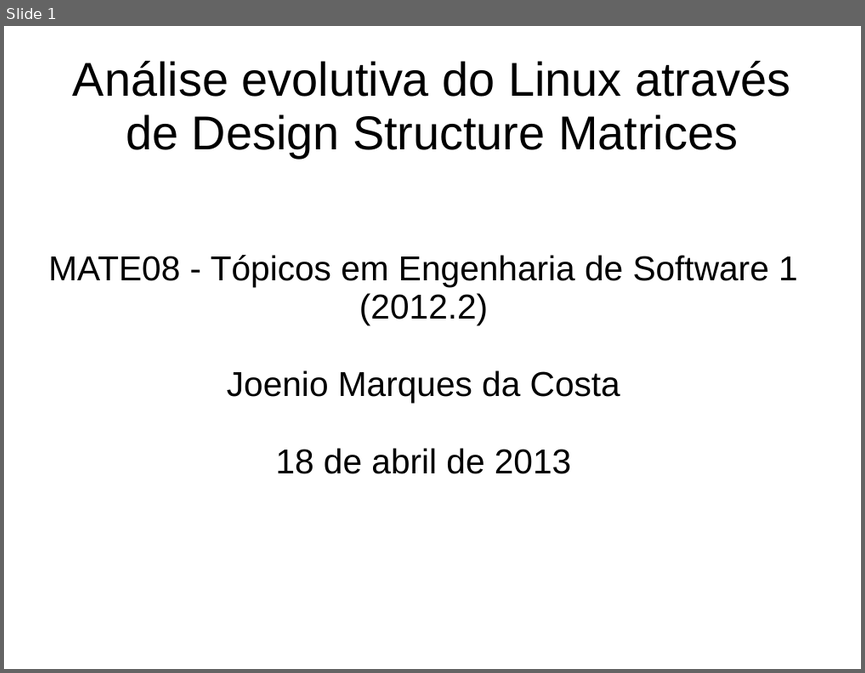
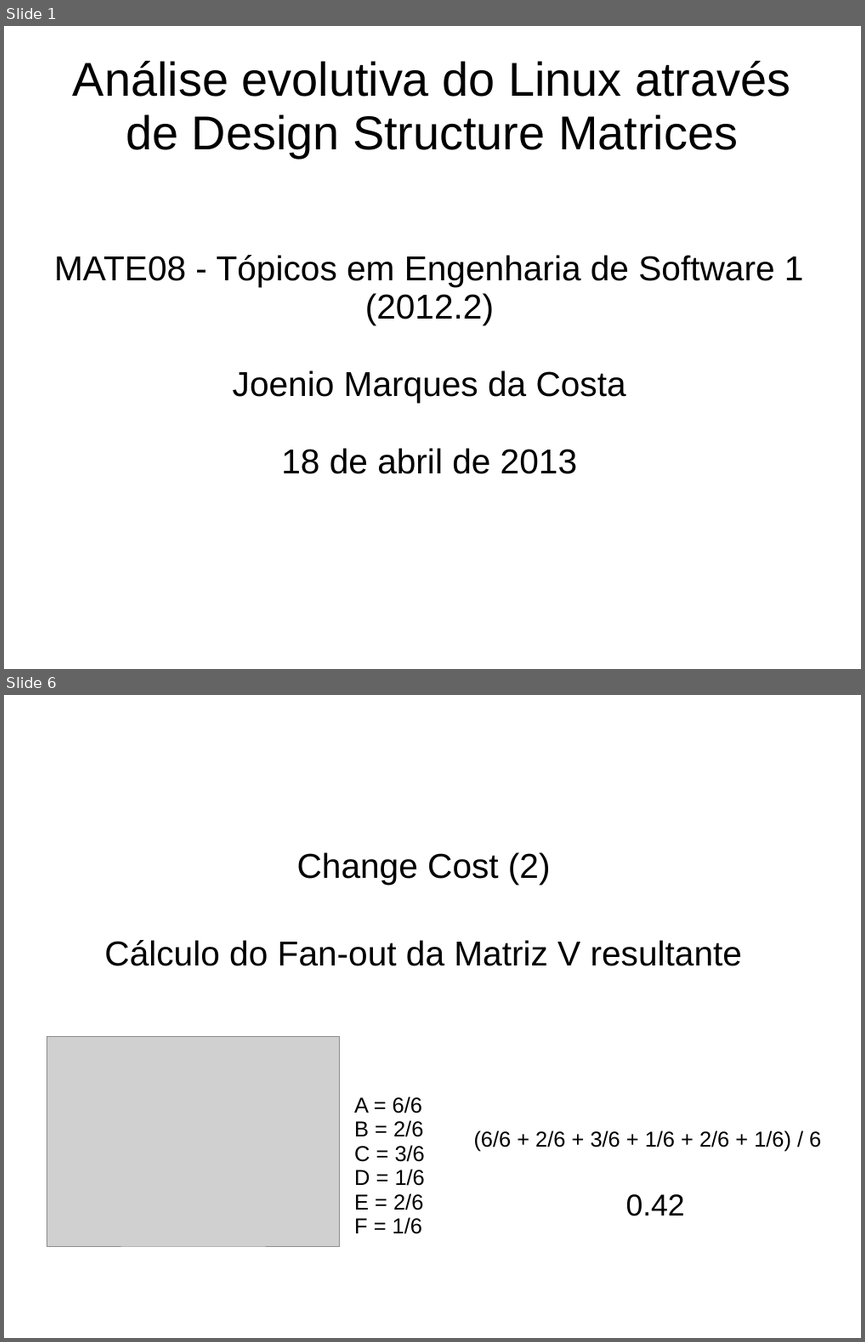
Before and after one commit to joenio/mestrado-ufba, a slide deck: MAT08/Trabalho/Relatorio/slides.ppt. Shown one above the other, each under a label of ours: slide 1 before the commit, slides 1 and 6 after it; the slides between them are not shown. The pictures are 865x673 and 865x1342 pixels, drawn with LibreOffice and Linux fonts; fonts in the diff are those of the drawing; grey boxes stand for pictures. Boxes give left, top, right and bottom in pixels: in the first picture for what was removed or moved away, otherwise in the second. Text is boxed around its words. In the diff, an @@ line names an element or a change of style, - is before the commit and + after.

```diff
--- a/MAT08/Trabalho/Relatorio/slides.ppt
+++ b/MAT08/Trabalho/Relatorio/slides.ppt
@@ slide 6 added at [4,695,861,1338], background #FFFFFF @@
@@ text added at [104,852,742,966], 32 pt, text #000000 @@
+Change Cost (2)
+Cálculo do Fan-out da Matriz V resultante
@@ picture added at [46,1037,340,1247] @@
@@ text added at [354,1096,425,1234], 20 pt, text #000000 @@
+A = 6/6
+B = 2/6
+C = 3/6
+D = 1/6
+E = 2/6
+F = 1/6
@@ text added at [474,1130,821,1151], 20 pt, text #000000 @@
+(6/6 + 2/6 + 3/6 + 1/6 + 2/6 + 1/6) / 6
@@ text added at [626,1194,685,1216], 28 pt, text #000000 @@
+0.42
@@ slide 1 changed as well @@
@@ subtitle "MATE08 - Tópicos em Engenharia ..." at [54,255,804,474]: indent changed @@
```
Also in this commit, not shown: 8 other slides added, 9 slides removed, 5 other files.
